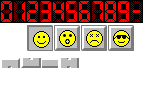
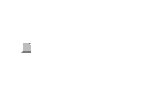
Layers edited between the first and the second w=144, h=91 image:
added layer "borderBottomLeft" in group "sprite100" over [21, 43, 31, 53]
removed layer "_a_frm0,0" from group "sprite100" over [0, 0, 143, 68]
